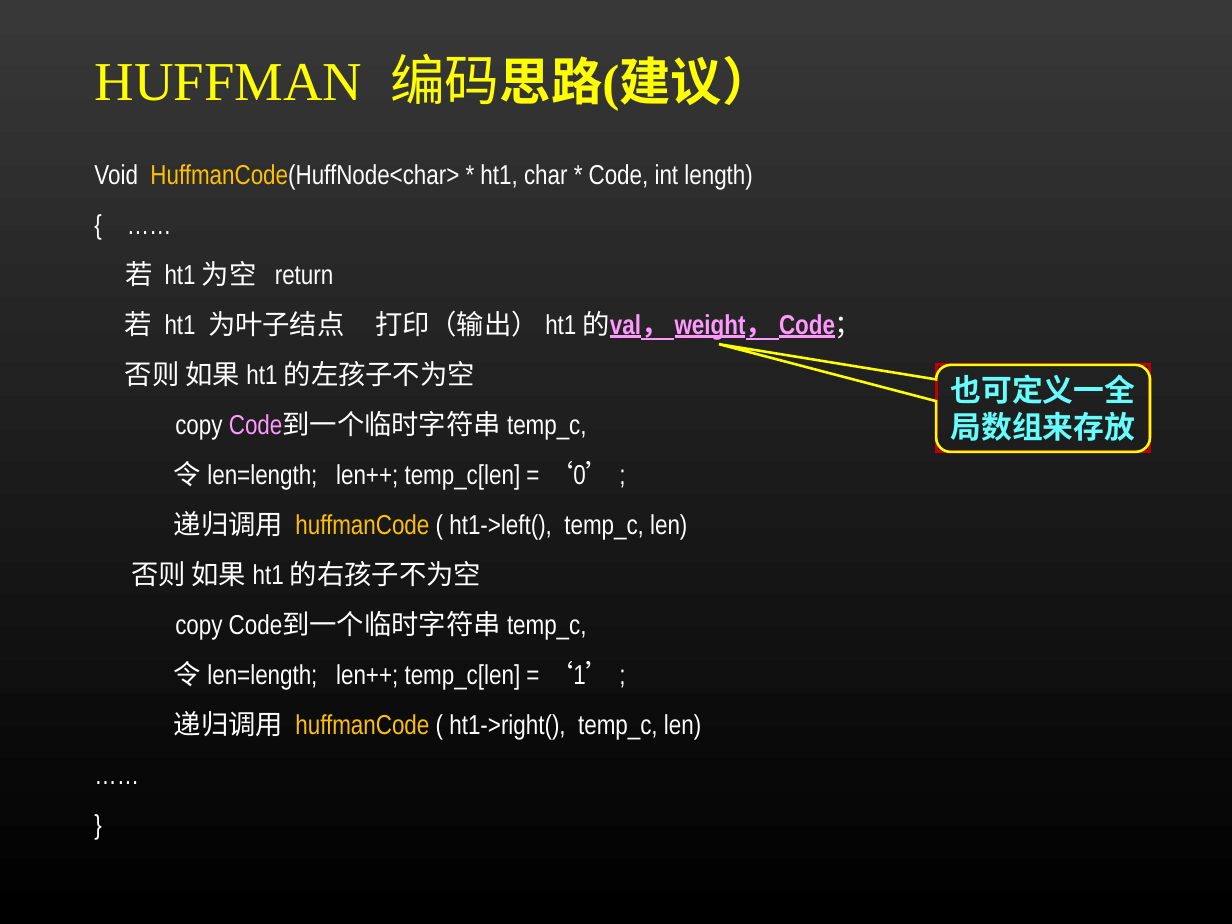
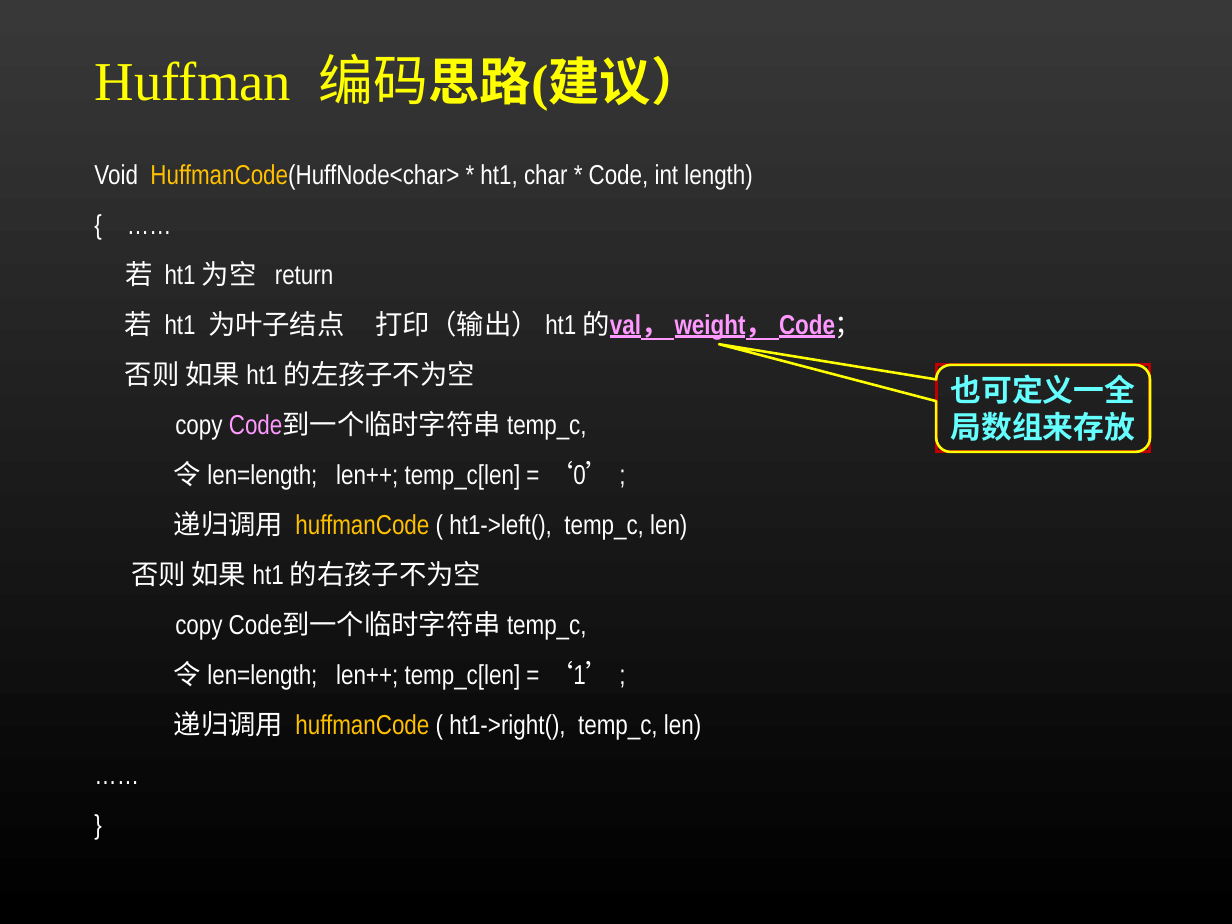
Before and after one commit to CC1AH/Huffman_coder-decoder_calculator, a slide deck: slide 12 of 来自课堂-项目和总结要求等/第二次试验/Project2内容及要求.ppt (slide 13 before the commit). Drawn at 1232x924 pixels with LibreOffice and Linux fonts; fonts in the diff are those of the drawing; background and template pictures are left out. Boxes give left, top, right and bottom in pixels: in the first picture for what was removed or moved away, otherwise in the second. Text is boxed around its words. In the diff, an @@ line names an element or a change of style, - is before the commit and + after.

```diff
--- a/来自课堂-项目和总结要求等/第二次试验/Project2内容及要求.ppt
+++ b/来自课堂-项目和总结要求等/第二次试验/Project2内容及要求.ppt
@@ title at [95,54,703,111]: text changed @@
-HUFFMAN 编码思路(建议）
+Huffman 编码思路(建议）
```
Also in this commit, not shown: 6 other slides changed, 1 slide removed, 8 other files.
